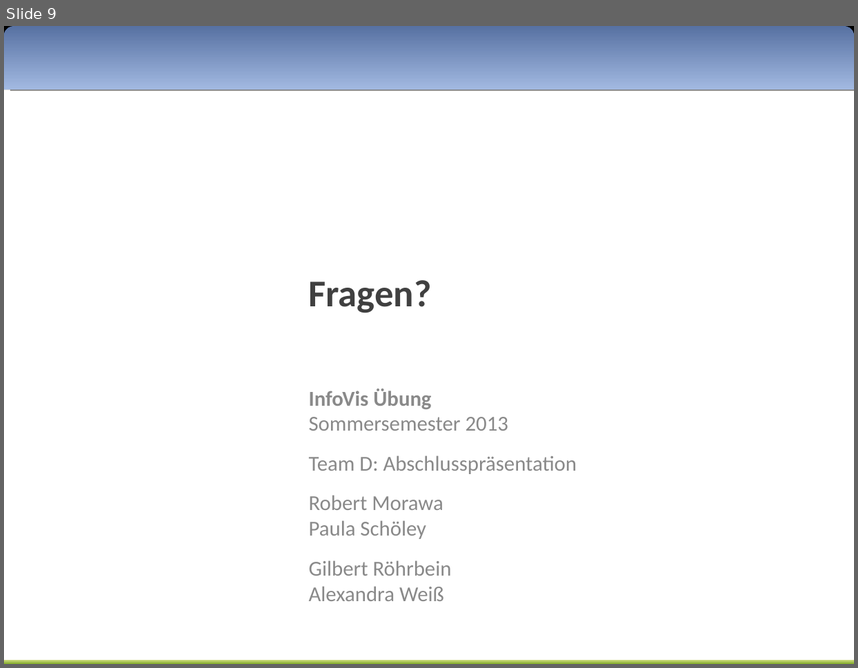
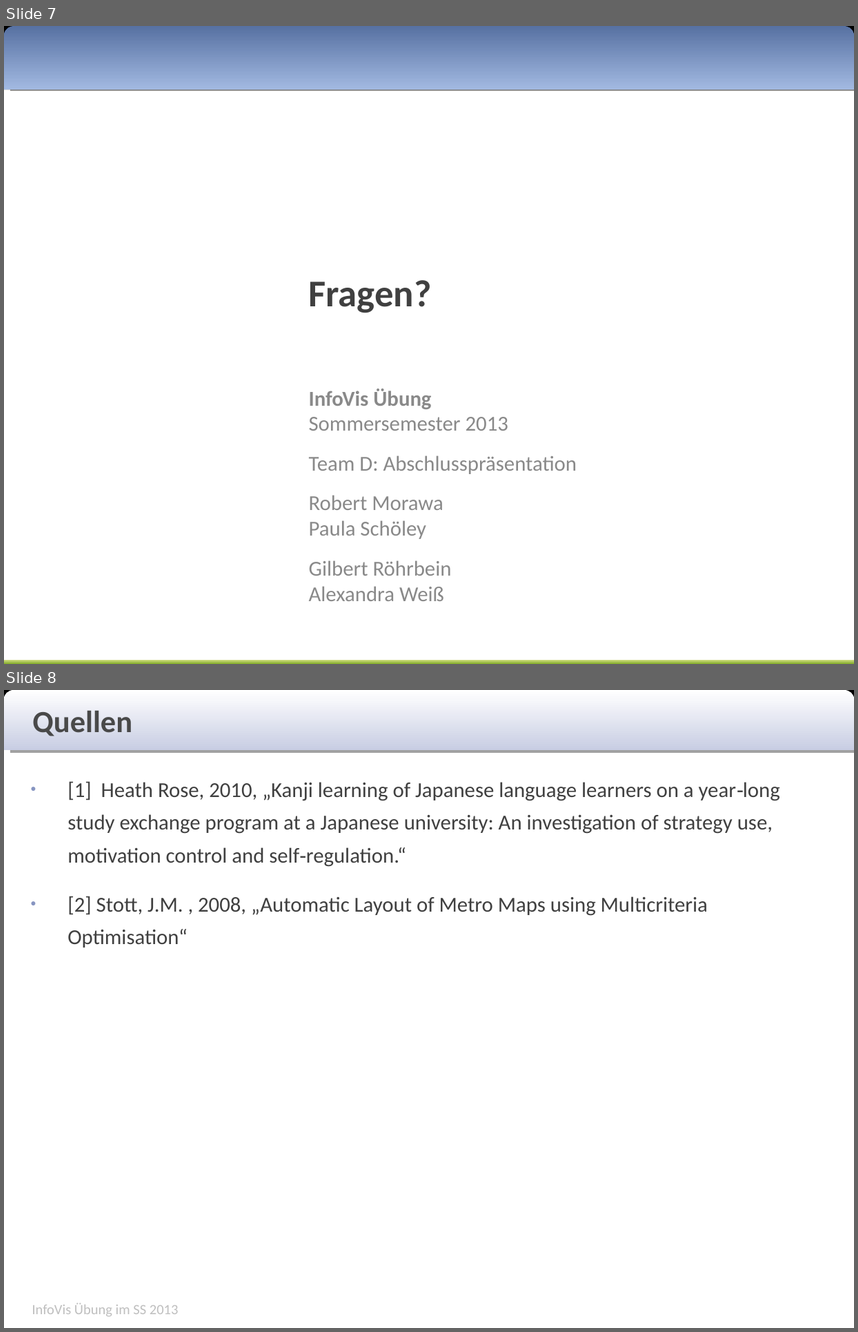
Before and after one commit to Rajikarubijua/bushumappu, a slide deck: presentation/abschlusspräsentation.odp. Shown one above the other, each under a label of ours: slide 9 before the commit, slides 7 and 8 after it. The pictures are 858x668 and 858x1332 pixels, drawn with LibreOffice and Linux fonts; fonts in the diff are those of the drawing. Boxes give left, top, right and bottom in pixels: in the first picture for what was removed or moved away, otherwise in the second. Text is boxed around its words. In the diff, an @@ line names an element or a change of style, - is before the commit and + after.

```diff
--- a/presentation/abschlusspräsentation.odp
+++ b/presentation/abschlusspräsentation.odp
@@ slide 8 added at <box>4,690,854,1328</box>, background #FFFFFF @@
@@ rectangle added at <box>4,690,854,749</box>, fill #000000 @@
@@ freeform shape added at <box>4,690,854,750</box>, fill gradient #FFFFFF to #C8CDE3 @@
@@ text added at <box>32,711,132,736</box>, 26 pt, text #494949, bold @@
+Quellen
@@ text added at <box>67,781,780,947</box>, 18 pt, text #404040 @@
+● [1] Heath Rose, 2010, „Kanji learning of Japanese language learners on a year‐long study exchange program at a Japanese university: An investigation of strategy use, motivation control and self‐regulation.“
+● [2] Stott, J.M. , 2008, „Automatic Layout of Metro Maps using Multicriteria Optimisation“
@@ text added at <box>32,1303,179,1316</box>, 12 pt, text #BFBFBF @@
+InfoVis Übung im SS 2013
@@ what was slide 9 is now slide 7 @@
```
Also in this commit, not shown: 4 slides changed, 2 slides removed, 1 other file.
